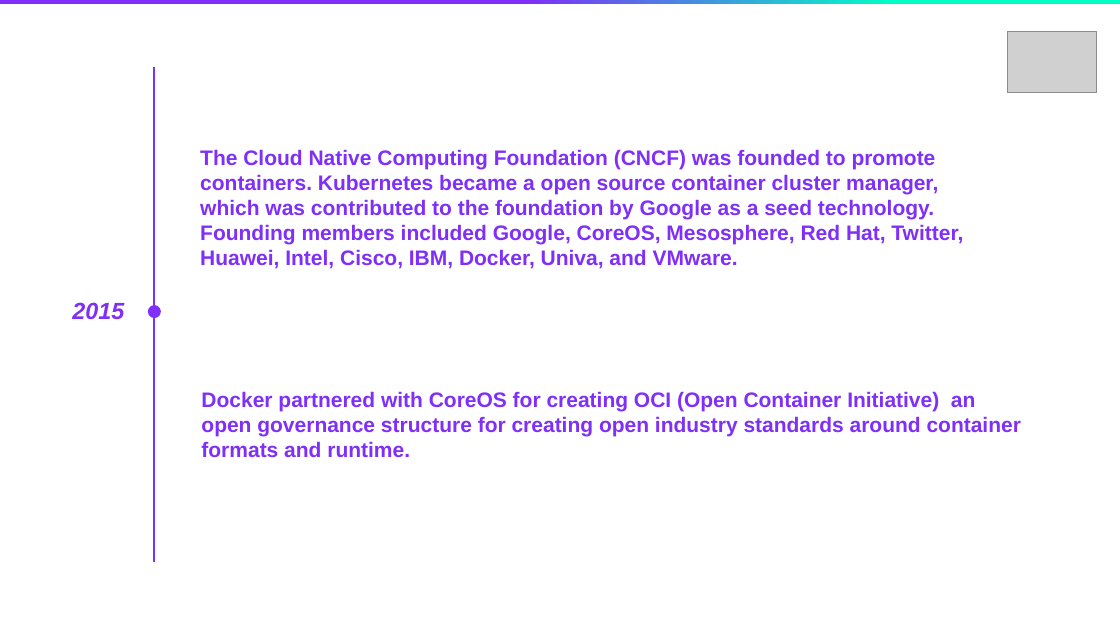
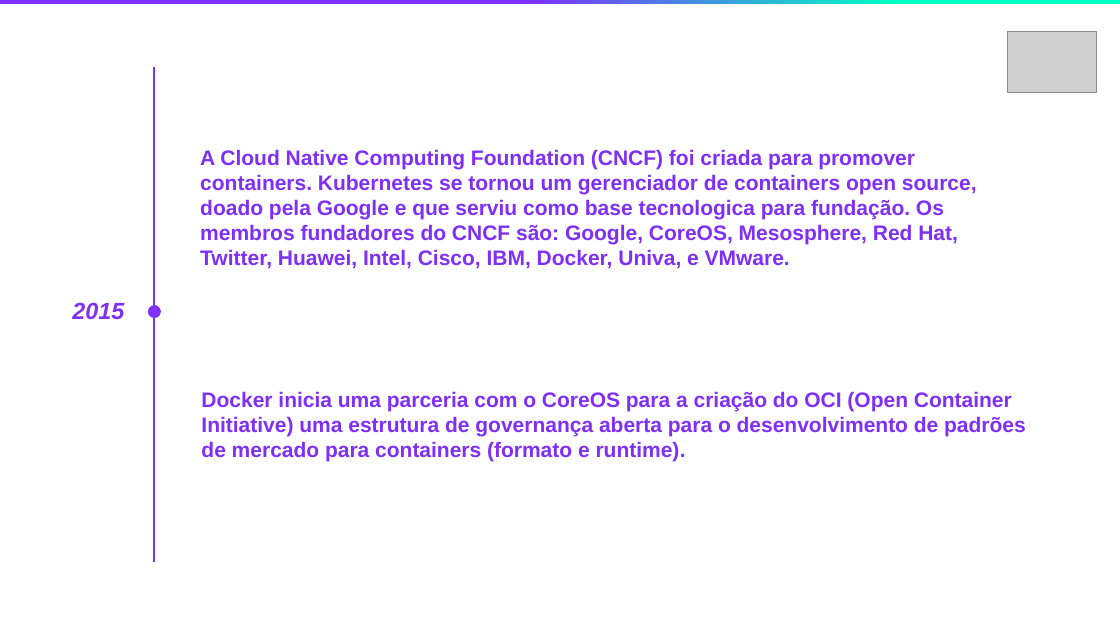
Before and after one commit to codetime66/sketch, a slide deck: slide 7 of padroes_especificacoes_runtimes.pptx. Drawn at 1120x630 pixels with LibreOffice and Linux fonts; fonts in the diff are those of the drawing; grey boxes stand for pictures. Boxes give left, top, right and bottom in pixels: in the first picture for what was removed or moved away, otherwise in the second. Text is boxed around its words. In the diff, an @@ line names an element or a change of style, - is before the commit and + after.

```diff
--- a/padroes_especificacoes_runtimes.pptx
+++ b/padroes_especificacoes_runtimes.pptx
@@ text at <box>200,149,977,269</box>: text changed @@
-The Cloud Native Computing Foundation (CNCF) was founded to promote containers. Kubernetes became a open source container cluster manager,
-which was contributed to the foundation by Google as a seed technology. Founding members included Google, CoreOS, Mesosphere, Red Hat, Twitter, Huawei, Intel, Cisco, IBM, Docker, Univa, and VMware.
+A Cloud Native Computing Foundation (CNCF) foi criada para promover containers. Kubernetes se tornou um gerenciador de containers open source,
+doado pela Google e que serviu como base tecnologica para fundação. Os membros fundadores do CNCF são: Google, CoreOS, Mesosphere, Red Hat, Twitter, Huawei, Intel, Cisco, IBM, Docker, Univa, e VMware.
@@ text at <box>201,391,1026,462</box>: text changed @@
-Docker partnered with CoreOS for creating OCI (Open Container Initiative) an open governance structure for creating open industry standards around container formats and runtime.
+Docker inicia uma parceria com o CoreOS para a criação do OCI (Open Container Initiative) uma estrutura de governança aberta para o desenvolvimento de padrões de mercado para containers (formato e runtime).
```
Also in this commit, not shown: 1 other file.
